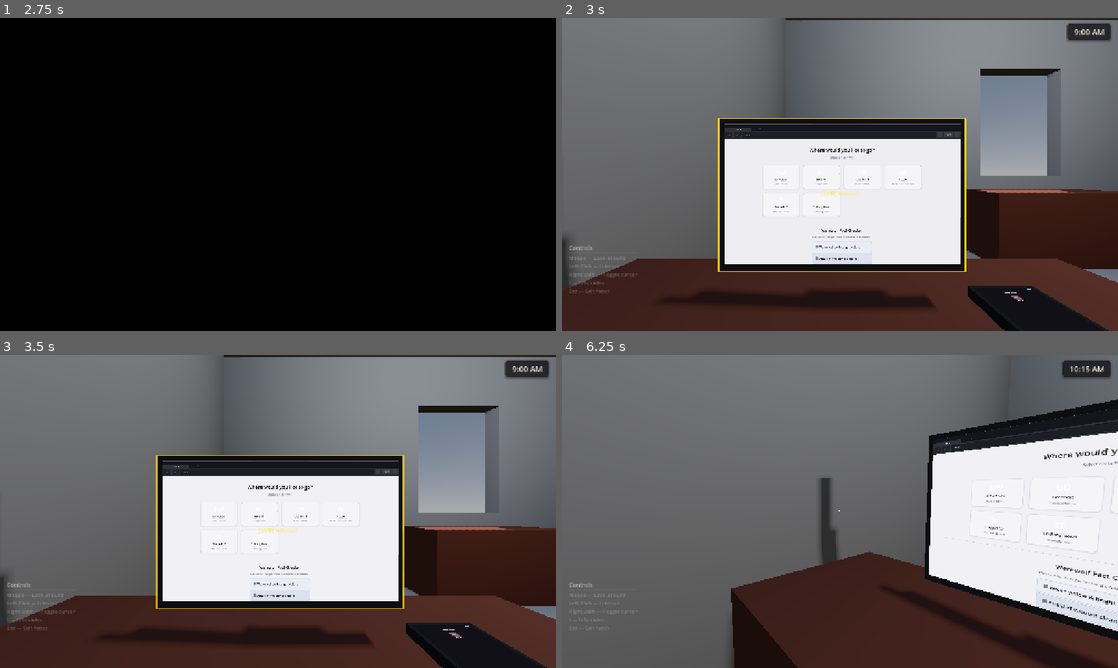
Above: before the commit, frames 1-4 (two rows, left to right).
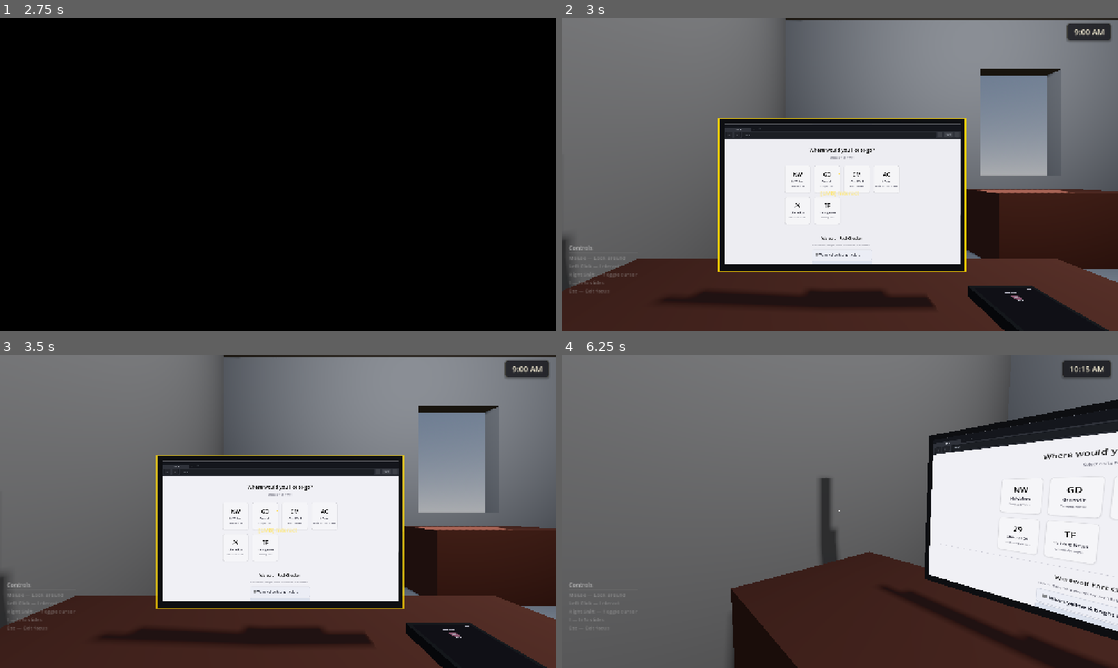
Above: after the commit, the same moments.

Repository: nickcyran/werewolf-on-campus
Game: Godot game, scene res://ui/landing_page/landing_page.tscn
Same seed, same stepped clock (60 frames per second), same inputs: the game is played once before the commit and once after it.
Inputs (mouse positions are in pixels of both pictures, inside the frame that each line leads up to):
- Up to frame 1 (2.75 s): click "Next ▶" at 0.5 s; click "Next ▶" at 1.25 s; click "Begin ▶" at 2 s
- Up to frame 2 (3 s): tap Enter at 2.75 s; move the mouse to (962, 158) at 2.77 s; press the mouse at (962, 158) at 2.78 s
- Up to frame 3 (3.5 s): no input
- Up to frame 4 (6.25 s): tap Space at 3.5 s; move the mouse to (812, 511) at 3.52 s; release the mouse at (812, 511) at 3.53 s; tap I (toggle_info) at 3.6 s; click (812, 511) at 3.67 s; click "Next ▶" at 4.25 s; click "Next ▶" at 5 s; click "✕" at 5.75 s

Frame 1 is identical in both runs. In frame 2, 0.5% of the frame differs, in the area x 38-72%, y 47-79%; in frame 3, 0.5%; in frame 4, 1.1%, in the area x 69-100%, y 39-88%.

Commit message:
fixed export

Diff:
--- a/features/browser/browser_theme.tres
+++ b/features/browser/browser_theme.tres
@@ -253,6 +253,7 @@
 HomeTileDescLabel/colors/font_color = Color(0.5, 0.5, 0.55, 1)
 HomeTileDescLabel/font_sizes/font_size = 10
 HomeTileIconLabel/base_type = &"Label"
+HomeTileIconLabel/colors/font_color = Color(0, 0, 0, 1)
 HomeTileIconLabel/font_sizes/font_size = 28
 HomeTileTitleLabel/base_type = &"Label"
 HomeTileTitleLabel/colors/font_color = Color(0.2, 0.2, 0.25, 1)
--- a/features/sites/home/home_site_tile.gd
+++ b/features/sites/home/home_site_tile.gd
@@ -8,7 +8,7 @@
 
 func _ready() -> void:
 	text = ""
-	custom_minimum_size = Vector2(200, 120)
+	custom_minimum_size = Vector2(140, 140)
 	theme_type_variation = &"HomeTile"
 	pressed.connect(_on_pressed)
 
Not shown, changed: export_presets.cfg
Not shown, changed: .github/workflows/godot-web-pages.yml
